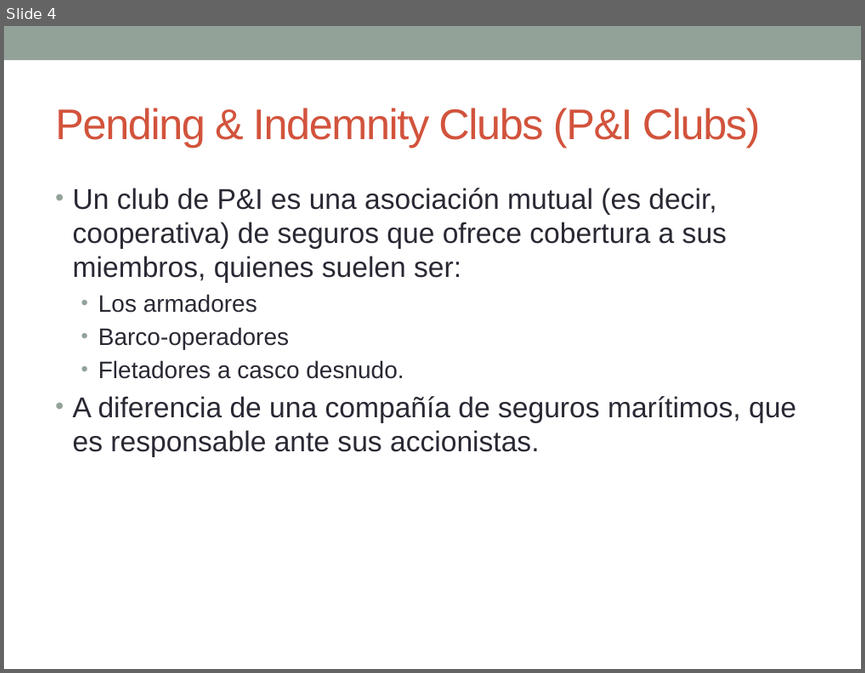
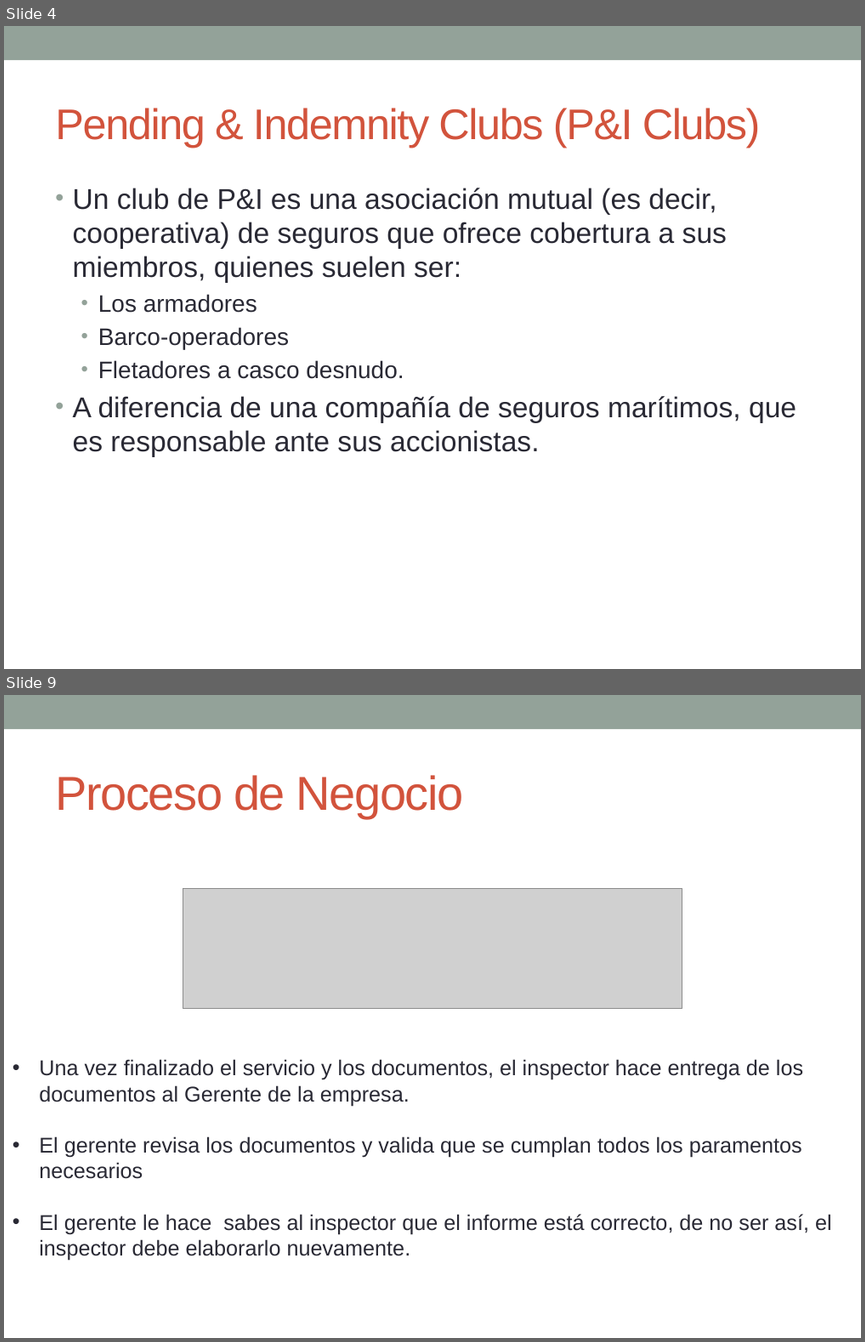
Before and after one commit to jx4nk00/joint-ops, a slide deck: 1 Diseño/Presentación hito 2 30 de Julio.pptx. Shown one above the other, each under a label of ours: slide 4 before the commit, slides 4 and 9 after it; the slides between them are not shown. The pictures are 865x673 and 865x1342 pixels, drawn with LibreOffice and Linux fonts; fonts in the diff are those of the drawing; grey boxes stand for pictures. Boxes give left, top, right and bottom in pixels: in the first picture for what was removed or moved away, otherwise in the second. Text is boxed around its words. In the diff, an @@ line names an element or a change of style, - is before the commit and + after.

```diff
--- a/1 Diseño/Presentación hito 2 30 de Julio.pptx
+++ b/1 Diseño/Presentación hito 2 30 de Julio.pptx
@@ slide 9 added at (4,695,861,1338), background #FFFFFF; not listed: 1 template element that a slide beside it also shows @@
@@ title added at (55,775,464,818), 40 pt, text #D2533C @@
+Proceso de Negocio
@@ picture added at (183,888,681,1009) @@
@@ text added at (39,1059,832,1260), 18 pt, text #292934 @@
+• Una vez finalizado el servicio y los documentos, el inspector hace entrega de los documentos al Gerente de la empresa.
+• El gerente revisa los documentos y valida que se cumplan todos los paramentos necesarios
+• El gerente le hace sabes al inspector que el informe está correcto, de no ser así, el inspector debe elaborarlo nuevamente.
```
Also in this commit, not shown: 4 slides changed, 7 other slides added, 6 other files.
